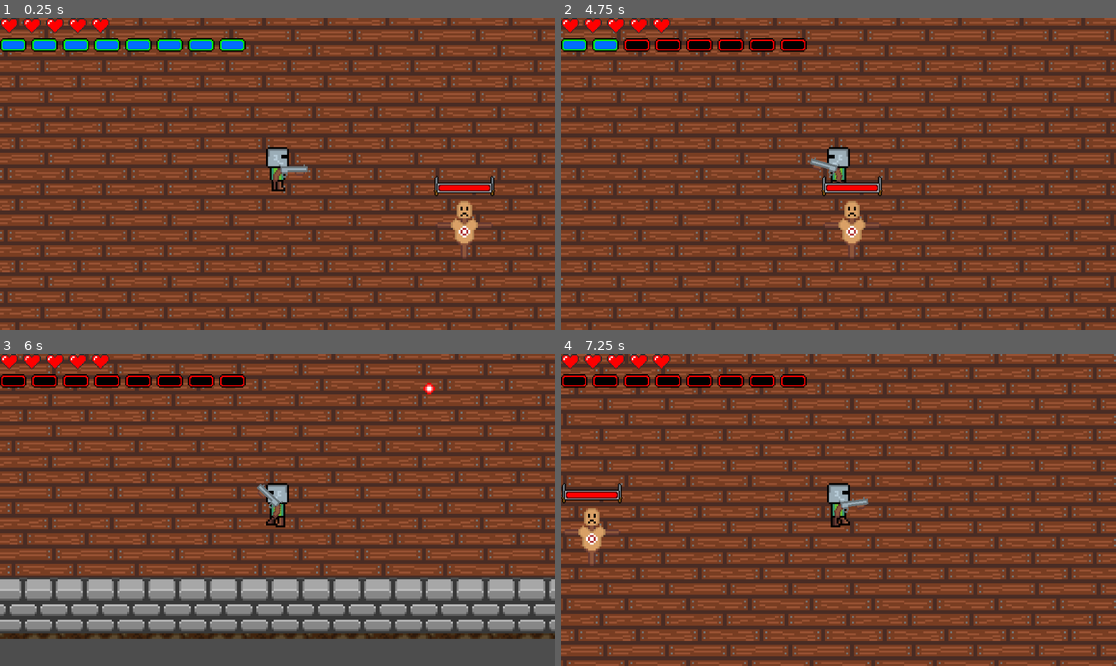
Above: before the commit, frames 1-4 (two rows, left to right).
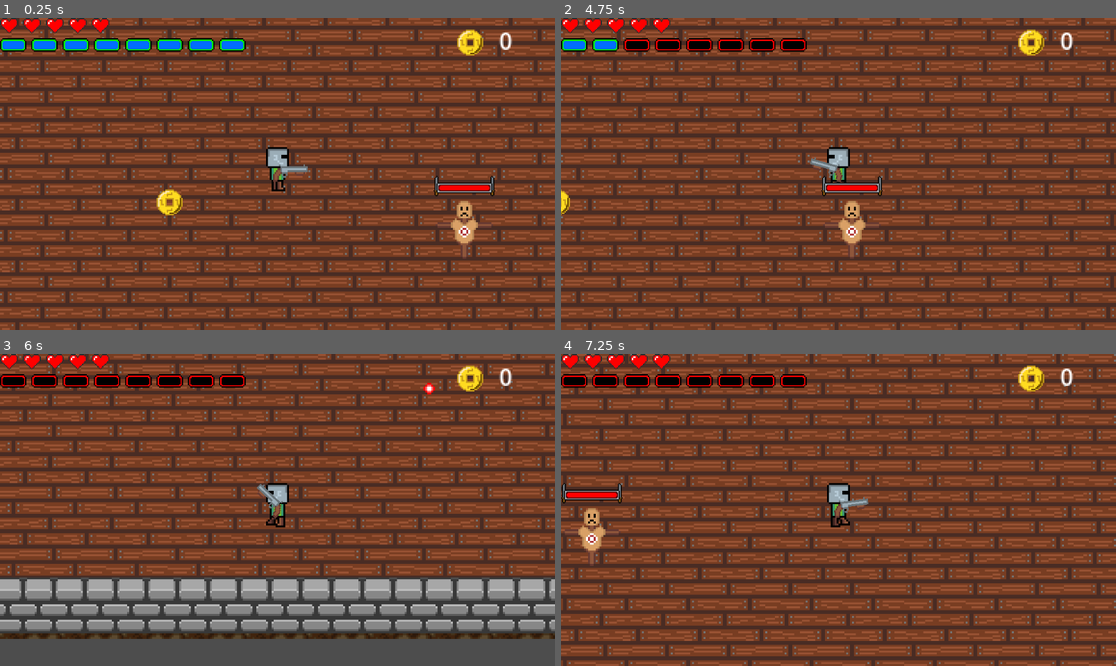
Above: after the commit, the same moments.

Repository: I-Sicarius-I/roguelike-top-down-game-remake
Game: Godot game, scene res://scenes/main.tscn
Same seed, same stepped clock (60 frames per second), same inputs: the game is played once before the commit and once after it.
Inputs (mouse positions are in pixels of both pictures, inside the frame that each line leads up to):
- Up to frame 1 (0.25 s): no input
- Up to frame 2 (4.75 s): move the mouse to (960, 158) at 0.52 s; press the mouse at (960, 158) at 0.53 s; hold D (move_right) 0.53-1.28 s; move the mouse to (727, 189) at 1.27 s; release the mouse at (727, 189) at 1.28 s; hold S (move_down) 1.28-2.03 s; tap Shift (use_ability) at 1.35, 2.85, 4.35 s; move the mouse to (894, 105) at 2.02 s; press the mouse at (894, 105) at 2.03 s; hold D (move_right) 2.03-2.78 s; move the mouse to (810, 236) at 2.77 s; release the mouse at (810, 236) at 2.78 s; hold W (move_up) 2.78-3.53 s; move the mouse to (1005, 220) at 3.52 s; press the mouse at (1005, 220) at 3.53 s; hold A (move_left) from 3.53 s (still down); move the mouse to (672, 127) at 4.27 s; release the mouse at (672, 127) at 4.28 s
- Up to frame 3 (6 s): move the mouse to (305, 510) at 5.02 s; release A (move_left) at 5.03 s; press the mouse at (305, 510) at 5.03 s; hold S (move_down) 5.03-5.78 s; move the mouse to (194, 432) at 5.77 s; release the mouse at (194, 432) at 5.78 s; hold D (move_right) from 5.78 s (still down); tap Shift (use_ability) at 5.85 s
- Up to frame 4 (7.25 s): move the mouse to (960, 494) at 6.52 s; release D (move_right) at 6.53 s; press the mouse at (960, 494) at 6.53 s; hold W (move_up) from 6.53 s (still down)

The runs differ from the first frame. In frame 1, 0.7% of the frame differs, in the area x 28-93%, y 3-64%; in frame 2, 0.5%; in frame 3, 0.4%; in frame 4, 0.4%.

Commit message:
Added healing and money items; added money hud

Diff:
--- a/scenes/coin.tscn
+++ b/scenes/coin.tscn
@@ -1,3 +1,188 @@
 [gd_scene format=3 uid="uid://vo2ckbljvpe7"]
 
-[node name="coin" type="Node2D" unique_id=264890230]
+[ext_resource type="Script" uid="uid://c7p74bokm6x2k" path="res://scripts/coin.gd" id="1_i64fm"]
+[ext_resource type="Texture2D" uid="uid://dgsff0a5csjpj" path="res://assets/items/Coin.png" id="1_rwqht"]
+
+[sub_resource type="AtlasTexture" id="AtlasTexture_i64fm"]
+atlas = ExtResource("1_rwqht")
+region = Rect2(0, 0, 32, 32)
+
+[sub_resource type="AtlasTexture" id="AtlasTexture_11l1o"]
+atlas = ExtResource("1_rwqht")
+region = Rect2(0, 0, 32, 32)
+
+[sub_resource type="AtlasTexture" id="AtlasTexture_d14el"]
+atlas = ExtResource("1_rwqht")
+region = Rect2(32, 0, 32, 32)
+
+[sub_resource type="AtlasTexture" id="AtlasTexture_1ikuy"]
+atlas = ExtResource("1_rwqht")
+region = Rect2(64, 0, 32, 32)
+
+[sub_resource type="AtlasTexture" id="AtlasTexture_wnlwo"]
+atlas = ExtResource("1_rwqht")
+region = Rect2(96, 0, 32, 32)
+
+[sub_resource type="AtlasTexture" id="AtlasTexture_jig8b"]
+atlas = ExtResource("1_rwqht")
+region = Rect2(128, 0, 32, 32)
+
+[sub_resource type="AtlasTexture" id="AtlasTexture_xmuha"]
+atlas = ExtResource("1_rwqht")
+region = Rect2(160, 0, 32, 32)
+
+[sub_resource type="AtlasTexture" id="AtlasTexture_kfxoj"]
+atlas = ExtResource("1_rwqht")
+region = Rect2(192, 0, 32, 32)
+
+[sub_resource type="AtlasTexture" id="AtlasTexture_jsmju"]
+atlas = ExtResource("1_rwqht")
+region = Rect2(224, 0, 32, 32)
+
+[sub_resource type="AtlasTexture" id="AtlasTexture_s0mny"]
+atlas = ExtResource("1_rwqht")
+region = Rect2(256, 0, 32, 32)
+
+[sub_resource type="AtlasTexture" id="AtlasTexture_7cc30"]
+atlas = ExtResource("1_rwqht")
+region = Rect2(288, 0, 32, 32)
+
+[sub_resource type="AtlasTexture" id="AtlasTexture_rojmm"]
+atlas = ExtResource("1_rwqht")
+region = Rect2(0, 32, 32, 32)
+
+[sub_resource type="AtlasTexture" id="AtlasTexture_ls27i"]
+atlas = ExtResource("1_rwqht")
+region = Rect2(32, 32, 32, 32)
+
+[sub_resource type="AtlasTexture" id="AtlasTexture_ssuvv"]
+atlas = ExtResource("1_rwqht")
+region = Rect2(64, 32, 32, 32)
+
+[sub_resource type="AtlasTexture" id="AtlasTexture_6jg3o"]
+atlas = ExtResource("1_rwqht")
+region = Rect2(96, 32, 32, 32)
+
+[sub_resource type="AtlasTexture" id="AtlasTexture_rsyy1"]
+atlas = ExtResource("1_rwqht")
+region = Rect2(128, 32, 32, 32)
+
+[sub_resource type="AtlasTexture" id="AtlasTexture_y8m1o"]
+atlas = ExtResource("1_rwqht")
+region = Rect2(160, 32, 32, 32)
+
+[sub_resource type="AtlasTexture" id="AtlasTexture_sgv4e"]
+atlas = ExtResource("1_rwqht")
+region = Rect2(192, 32, 32, 32)
+
+[sub_resource type="AtlasTexture" id="AtlasTexture_0kllm"]
+atlas = ExtResource("1_rwqht")
+region = Rect2(224, 32, 32, 32)
+
+[sub_resource type="AtlasTexture" id="AtlasTexture_pxv2l"]
+atlas = ExtResource("1_rwqht")
+region = Rect2(256, 32, 32, 32)
+
+[sub_resource type="AtlasTexture" id="AtlasTexture_6o728"]
+atlas = ExtResource("1_rwqht")
+region = Rect2(288, 32, 32, 32)
+
+[sub_resource type="SpriteFrames" id="SpriteFrames_enjic"]
+animations = [{
+"frames": [{
+"duration": 1.0,
+"texture": SubResource("AtlasTexture_i64fm")
+}],
+"loop": true,
+"name": &"idle",
+"speed": 5.0
+}, {
+"frames": [{
+"duration": 1.0,
+"texture": SubResource("AtlasTexture_11l1o")
+}, {
+"duration": 1.0,
+"texture": SubResource("AtlasTexture_d14el")
+}, {
+"duration": 1.0,
+"texture": SubResource("AtlasTexture_1ikuy")
+}, {
+"duration": 1.0,
+"texture": SubResource("AtlasTexture_wnlwo")
+}, {
+"duration": 1.0,
+"texture": SubResource("AtlasTexture_jig8b")
+}, {
+"duration": 1.0,
+"texture": SubResource("AtlasTexture_xmuha")
+}, {
+"duration": 1.0,
+"texture": SubResource("AtlasTexture_kfxoj")
+}, {
+"duration": 1.0,
+"texture": SubResource("AtlasTexture_jsmju")
+}, {
+"duration": 1.0,
+"texture": SubResource("AtlasTexture_s0mny")
+}, {
+"duration": 1.0,
+"texture": SubResource("AtlasTexture_7cc30")
+}, {
+"duration": 1.0,
+"texture": SubResource("AtlasTexture_rojmm")
+}, {
+"duration": 1.0,
+"texture": SubResource("AtlasTexture_ls27i")
+}, {
+"duration": 1.0,
+"texture": SubResource("AtlasTexture_ssuvv")
+}, {
+"duration": 1.0,
+"texture": SubResource("AtlasTexture_6jg3o")
+}, {
+"duration": 1.0,
+"texture": SubResource("AtlasTexture_rsyy1")
+}, {
+"duration": 1.0,
+"texture": SubResource("AtlasTexture_y8m1o")
+}, {
+"duration": 1.0,
+"texture": SubResource("AtlasTexture_sgv4e")
+}, {
+"duration": 1.0,
+"texture": SubResource("AtlasTexture_0kllm")
+}, {
+"duration": 1.0,
+"texture": SubResource("AtlasTexture_pxv2l")
+}, {
+"duration": 1.0,
+"texture": SubResource("AtlasTexture_6o728")
+}],
+"loop": false,
+"name": &"spinning",
+"speed": 20.0
+}]
+
+[sub_resource type="CircleShape2D" id="CircleShape2D_h0uka"]
+radius = 14.0
+
+[node name="Coin" type="Area2D" unique_id=747945951]
+scale = Vector2(0.75, 0.75)
+script = ExtResource("1_i64fm")
+
+[node name="AnimatedSprite2D" type="AnimatedSprite2D" parent="." unique_id=1917665584]
+sprite_frames = SubResource("SpriteFrames_enjic")
+animation = &"spinning"
+autoplay = "idle"
+
+[node name="CollisionShape2D" type="CollisionShape2D" parent="." unique_id=718779781]
+visible = false
+position = Vector2(0, 1)
+shape = SubResource("CircleShape2D_h0uka")
+
+[node name="SpinTimer" type="Timer" parent="." unique_id=1187726615]
+wait_time = 2.0
+one_shot = true
+
+[connection signal="body_entered" from="." to="." method="_on_body_entered"]
+[connection signal="timeout" from="SpinTimer" to="." method="_on_spin_timer_timeout"]
--- /dev/null
+++ b/scenes/coin_hud.tscn
@@ -0,0 +1,22 @@
+[gd_scene format=3 uid="uid://8figjhpf5a3f"]
+
+[ext_resource type="Texture2D" uid="uid://07o2wsor05q1" path="res://assets/ui/coin_ui.png" id="1_pnwko"]
+[ext_resource type="Script" uid="uid://dw38jxat7ovfe" path="res://scripts/coin_hud.gd" id="1_xd6th"]
+
+[node name="CoinHud" type="HBoxContainer" unique_id=1731469939]
+anchors_preset = -1
+anchor_right = 0.120000005
+anchor_bottom = 0.185
+offset_right = -98.240005
+offset_bottom = -79.880005
+scale = Vector2(3, 3)
+script = ExtResource("1_xd6th")
+
+[node name="TextureRect" type="TextureRect" parent="." unique_id=501965340]
+layout_mode = 2
+texture = ExtResource("1_pnwko")
+stretch_mode = 2
+
+[node name="Label" type="Label" parent="." unique_id=1922255156]
+layout_mode = 2
+text = "0"
--- /dev/null
+++ b/scenes/healing_item.tscn
@@ -0,0 +1,21 @@
+[gd_scene format=3 uid="uid://bu61gncefwsru"]
+
+[ext_resource type="Script" uid="uid://d3ec38qrdyaug" path="res://scripts/healing_item.gd" id="1_3kjny"]
+[ext_resource type="Texture2D" uid="uid://bpm3r8j1tdv17" path="res://assets/items/apple.png" id="1_tg7o4"]
+
+[sub_resource type="CircleShape2D" id="CircleShape2D_3kjny"]
+radius = 12.0
+
+[node name="HealingItem" type="Area2D" unique_id=1263932457]
+scale = Vector2(0.75, 0.75)
+script = ExtResource("1_3kjny")
+
+[node name="Sprite2D" type="Sprite2D" parent="." unique_id=316200739]
+texture = ExtResource("1_tg7o4")
+region_enabled = true
+region_rect = Rect2(2, 0, 32, 32)
+
+[node name="CollisionShape2D" type="CollisionShape2D" parent="." unique_id=883660124]
+shape = SubResource("CircleShape2D_3kjny")
+
+[connection signal="body_entered" from="." to="." method="_on_body_entered"]
--- a/scenes/hud.tscn
+++ b/scenes/hud.tscn
@@ -1,9 +1,19 @@
 [gd_scene format=3 uid="uid://drwrpj8m6op64"]
 
 [ext_resource type="Script" uid="uid://dyktwth6fuy4g" path="res://scripts/hud.gd" id="1_ahhtf"]
+[ext_resource type="PackedScene" uid="uid://8figjhpf5a3f" path="res://scenes/coin_hud.tscn" id="2_oo0fn"]
 
 [node name="Hud" type="CanvasLayer" unique_id=289372288]
 script = ExtResource("1_ahhtf")
+
+[node name="coin_hud" parent="." unique_id=416584247 instance=ExtResource("2_oo0fn")]
+anchor_left = 1.0
+anchor_right = 1.0
+anchor_bottom = 0.0
+offset_left = -224.0
+offset_right = -178.0
+offset_bottom = 32.0
+grow_horizontal = 0
 
 [node name="VBoxContainer" type="VBoxContainer" parent="." unique_id=290767594]
 offset_right = 40.0
--- a/scenes/main.tscn
+++ b/scenes/main.tscn
@@ -5,6 +5,8 @@
 [ext_resource type="Texture2D" uid="uid://bacx266217ch" path="res://assets/tilesets/TilesetTest.png" id="2_0wfyh"]
 [ext_resource type="PackedScene" uid="uid://8au0kq53cjkq" path="res://scenes/dummy_enemy.tscn" id="3_sugp2"]
 [ext_resource type="PackedScene" uid="uid://drwrpj8m6op64" path="res://scenes/hud.tscn" id="4_jyhfs"]
+[ext_resource type="PackedScene" uid="uid://vo2ckbljvpe7" path="res://scenes/coin.tscn" id="4_tefeu"]
+[ext_resource type="PackedScene" uid="uid://bu61gncefwsru" path="res://scenes/healing_item.tscn" id="7_o6xl0"]
 
 [sub_resource type="TileSetAtlasSource" id="TileSetAtlasSource_sugp2"]
 texture = ExtResource("2_0wfyh")
@@ -53,7 +55,13 @@
 [node name="Player" parent="level_root" unique_id=986945971 instance=ExtResource("1_o5qli")]
 position = Vector2(-16, -4)
 
+[node name="Coin" parent="level_root" unique_id=747945951 instance=ExtResource("4_tefeu")]
+position = Vector2(-72, 10)
+
 [node name="DummyEnemy" parent="." unique_id=1658941377 instance=ExtResource("3_sugp2")]
 position = Vector2(81, 24)
 
 [node name="Hud" parent="." unique_id=289372288 instance=ExtResource("4_jyhfs")]
+
+[node name="HealingItem" parent="." unique_id=1263932457 instance=ExtResource("7_o6xl0")]
+position = Vector2(-42, 85)
--- /dev/null
+++ b/scripts/coin.gd
@@ -0,0 +1,32 @@
+extends Area2D
+
+var money_amount: int = 10
+@onready var spin_timer: Timer = $SpinTimer
+@onready var animated_sprite_2d: AnimatedSprite2D = $AnimatedSprite2D
+
+
+func _ready() -> void:
+	spin_timer.start()
+
+
+func _play_animation() -> void:
+	animated_sprite_2d.play("spinning")
+	await animated_sprite_2d.animation_finished
+
+
+	animated_sprite_2d.play("idle")
+
+	spin_timer.start()
+
+
+func _on_spin_timer_timeout() -> void:
+	_play_animation()
+
+
+
+func _on_body_entered(body: Node2D) -> void:
+
+	if body.name.to_lower() == "player":
+		body.update_wallet(money_amount)
+
+	queue_free()
--- /dev/null
+++ b/scripts/coin_hud.gd
@@ -0,0 +1,19 @@
+extends HBoxContainer
+
+@onready var label: Label = $Label
+
+var player: CharacterBody2D
+# Called when the node enters the scene tree for the first time.
+func set_up_hud(player: CharacterBody2D) -> void:
+	self.player = player
+	player.update_wallet_hud.connect(_on_update_wallet_hud)
+	_on_update_wallet_hud(player.wallet_amount)
+	print("got signal")
+
+
+# Called every frame. 'delta' is the elapsed time since the previous frame.
+func _process(delta: float) -> void:
+	pass
+
+func _on_update_wallet_hud(amount: int) -> void:
+	label.text = "%d" % amount
--- /dev/null
+++ b/scripts/healing_item.gd
@@ -0,0 +1,11 @@
+extends Area2D
+
+var healing_amount: float = 20.
+
+
+
+
+func _on_body_entered(body: Node2D) -> void:
+	if body.name.to_lower() == "player":
+		body.heal(healing_amount)
+		queue_free()
--- a/scripts/hud.gd
+++ b/scripts/hud.gd
@@ -2,6 +2,8 @@
 
 @onready var hearts_container: HBoxContainer = $VBoxContainer/HeartsContainer
 @onready var ammo_container: HBoxContainer = $VBoxContainer/AmmoContainer
+@onready var coin_hud: HBoxContainer = $coin_hud
+
 
 # Health
 const HEART_SIZE: int = 20
@@ -37,6 +39,8 @@
 		magazine = player.get_node("staff").module_list["magazine"]
 		magazine.update_ammo.connect(_on_update_ammo)
 		_on_update_ammo(magazine.curr_amount, magazine.max_amount)
+
+		coin_hud.set_up_hud(player)
 
 
 func _on_update_health(health: float, max_health: float) -> void:
--- a/scripts/player.gd
+++ b/scripts/player.gd
@@ -6,12 +6,19 @@
 const SPEED = 300.0
 var last_direction: Vector2 = Vector2.DOWN
 
+# Health vars
 var max_health: float = 100.
 var health: float = max_health
 var invulnerable: bool = false
 var default_inv_time: float = 0.25
 
 signal update_health(health: float, max_health: float)
+
+
+# Money
+var wallet_amount: int = 0
+signal update_wallet_hud(amount: int)
+
 
 
 func _physics_process(delta: float) -> void:
@@ -60,7 +67,7 @@
 		player_animation.play(prefix + "_up")
 
 
-# Heath System
+# Health System
 
 func take_damage(amount: float) -> void:
 
@@ -87,8 +94,6 @@
 
 	emit_signal("update_health", health, max_health)
 
-	print("%s: [%.0f / %.0f]" % [self.name, health, max_health])
-
 
 func _die() -> void:
 	pass
@@ -96,3 +101,14 @@
 
 func _on_damage_cooldown_timeout() -> void:
 	invulnerable = false
+
+
+# Money
+
+func update_wallet(amount: int) -> void:
+
+	wallet_amount += amount
+
+	emit_signal("update_wallet_hud", wallet_amount)
+
+	print("%s's wallet: %d" % [self.name, wallet_amount])
Binary file added: assets/ui/coin_ui.png
Not shown, added: assets/ui/coin_ui.png.import
Not shown, added: scripts/coin.gd.uid
Not shown, added: scripts/coin_hud.gd.uid
Not shown, added: scripts/healing_item.gd.uid
